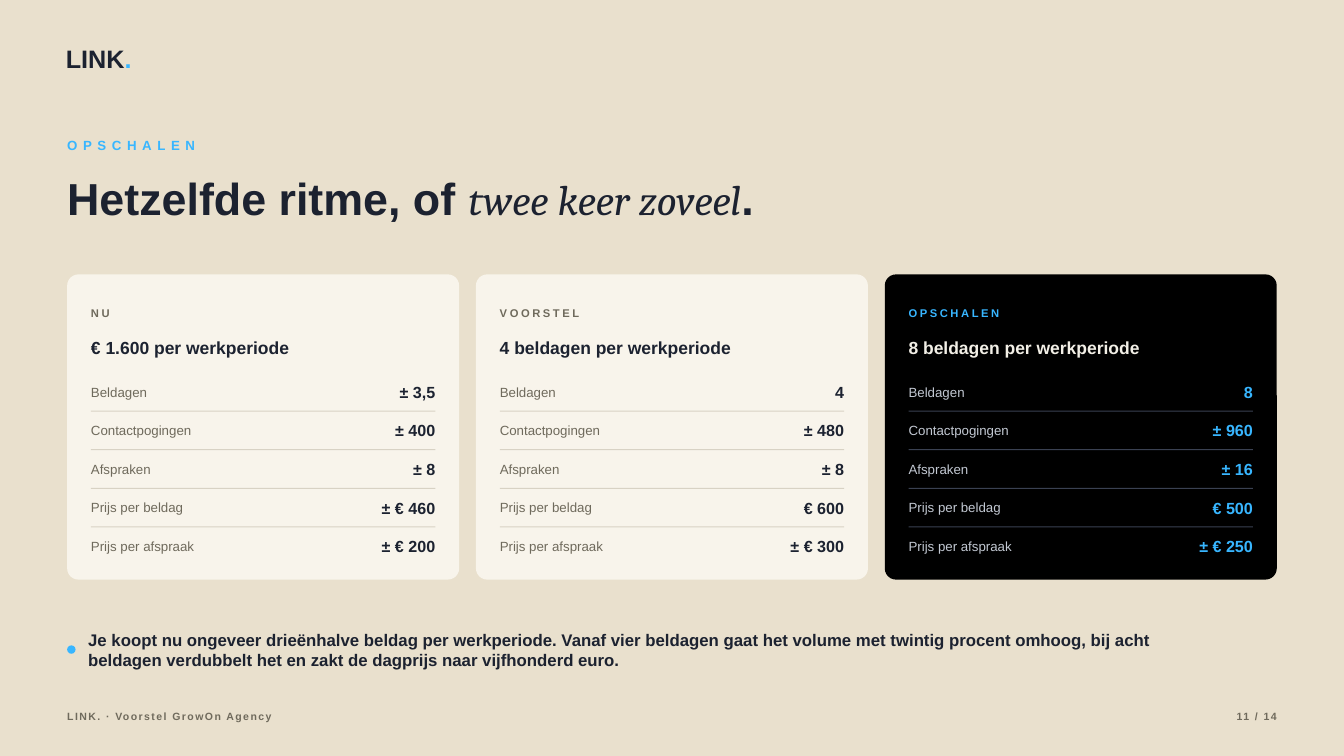
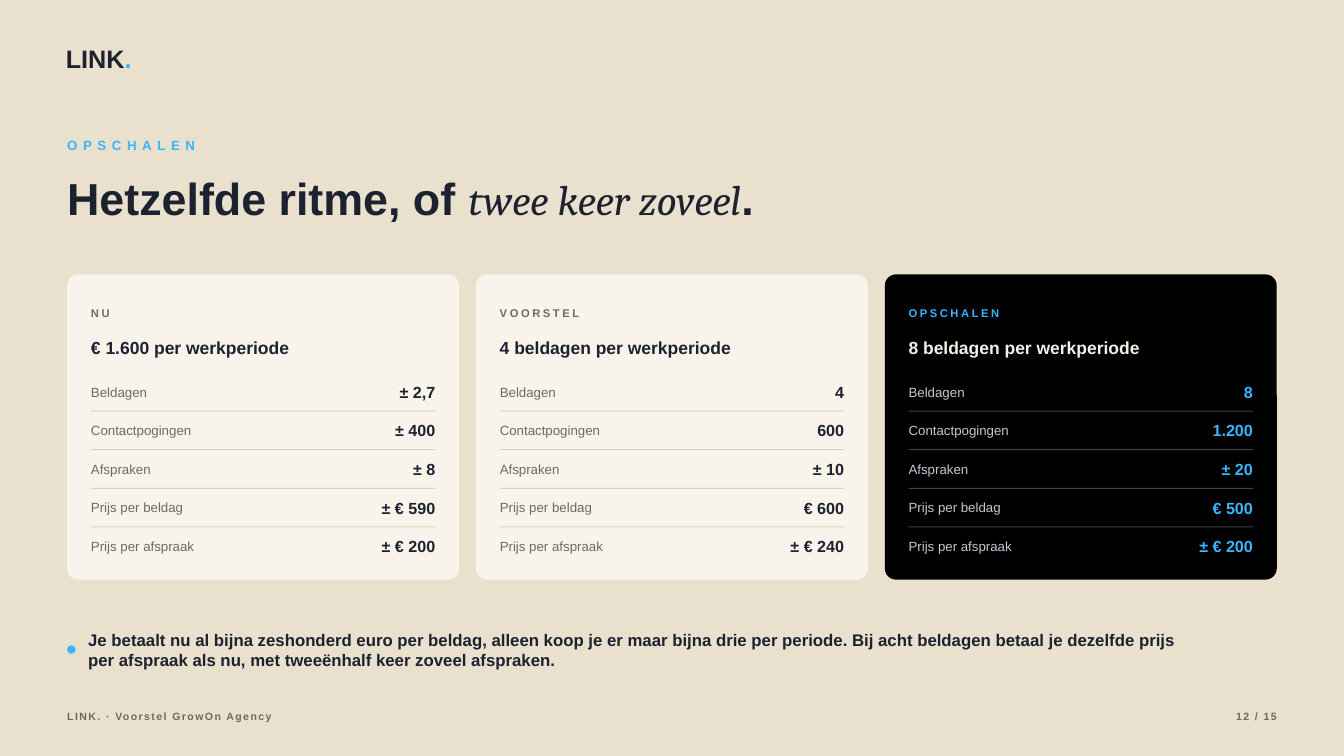
Before and after one commit to hens-lang/Test, a slide deck: slide 12 of output/LINK. voorstel GrowOn Agency.pptx (slide 11 before the commit). Drawn at 1344x756 pixels with LibreOffice and Linux fonts; fonts in the diff are those of the drawing. Boxes give left, top, right and bottom in pixels: in the first picture for what was removed or moved away, otherwise in the second. Text is boxed around its words. In the diff, an @@ line names an element or a change of style, - is before the commit and + after.

```diff
--- a/output/LINK. voorstel GrowOn Agency.pptx
+++ b/output/LINK. voorstel GrowOn Agency.pptx
@@ text at [413,386,435,401]: text changed @@
-± 3,5
+± 2,7
@@ text at [817,424,844,436]: text changed @@
-± 480
+600
@@ text at [1213,424,1253,436]: text changed @@
-± 960
+1.200
@@ text at [826,463,844,475]: text changed @@
-± 8
+± 10
@@ text at [1235,463,1253,475]: text changed @@
-± 16
+± 20
@@ text at [408,503,435,514]: text changed @@
-± € 460
+± € 590
@@ text at [817,540,844,552]: text changed @@
-± € 300
+± € 240
@@ text at [1226,540,1253,552]: text changed @@
-± € 250
+± € 200
@@ text at [88,634,1174,670]: text changed @@
-Je koopt nu ongeveer drieënhalve beldag per werkperiode. Vanaf vier beldagen gaat het volume met twintig procent omhoog, bij acht beldagen verdubbelt het en zakt de dagprijs naar vijfhonderd euro.
+Je betaalt nu al bijna zeshonderd euro per beldag, alleen koop je er maar bijna drie per periode. Bij acht beldagen betaal je dezelfde prijs per afspraak als nu, met tweeënhalf keer zoveel afspraken.
@@ text at [1236,713,1277,720]: text changed @@
-11 / 14
+12 / 15
```
Also in this commit, not shown: 13 other slides changed, 1 slide added, 20 other files.
